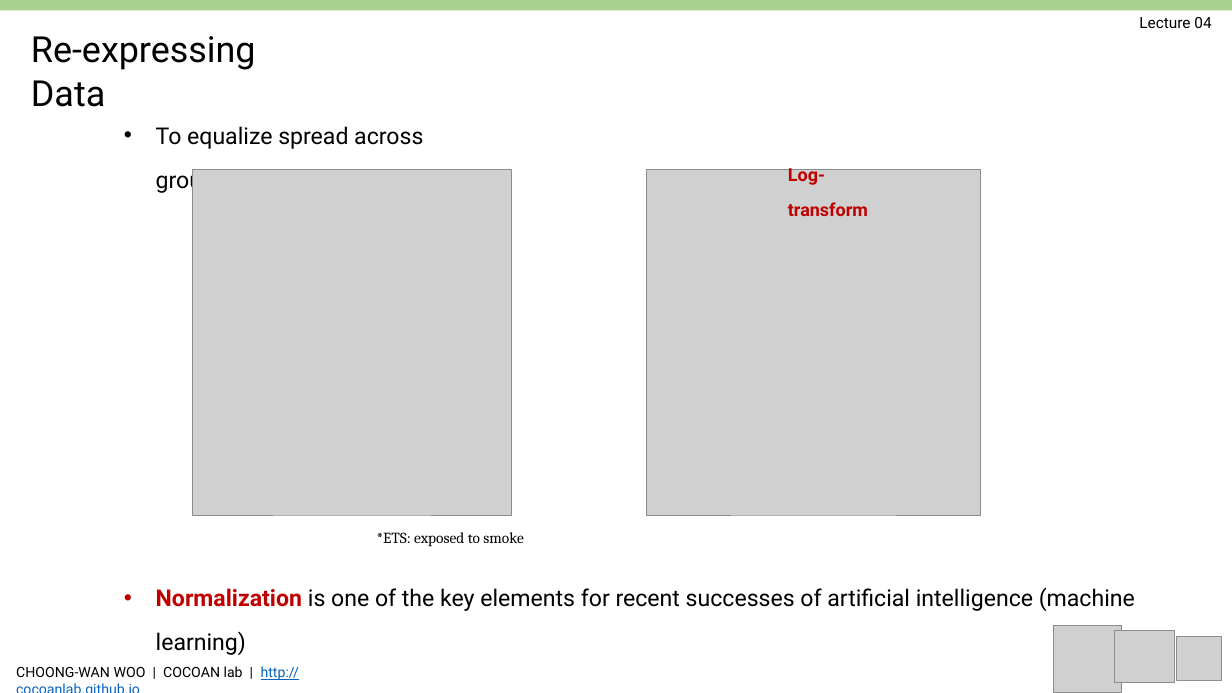
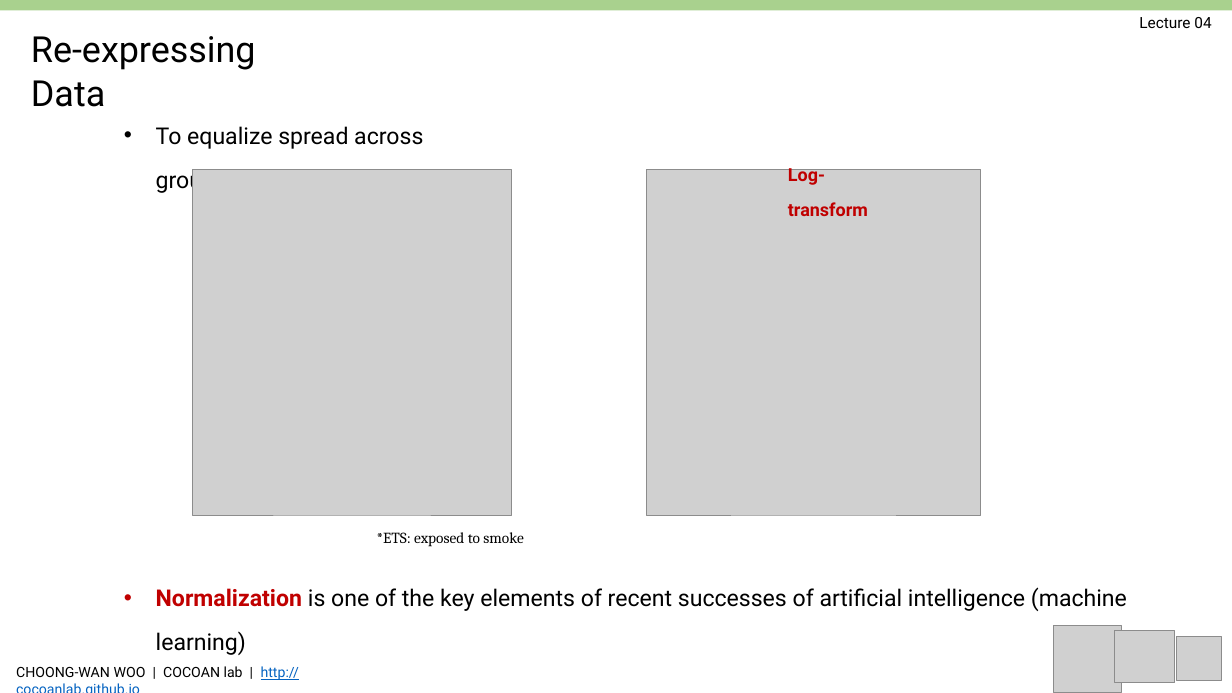
Before and after one commit to jun-hyeok/GBE3037-41_BME-Probability-and-Stability_2019Spring, a slide deck: slide 5 of slides/Woo_GBE3037_L04.pptx (slide 8 before the commit). Drawn at 1232x693 pixels with LibreOffice and Linux fonts; fonts in the diff are those of the drawing; grey boxes stand for pictures. Boxes give left, top, right and bottom in pixels: in the first picture for what was removed or moved away, otherwise in the second. Text is boxed around its words. In the diff, an @@ line names an element or a change of style, - is before the commit and + after.

```diff
--- a/slides/Woo_GBE3037_L04.pptx
+++ b/slides/Woo_GBE3037_L04.pptx
@@ text at [156, 587, 1127, 611]: text changed @@
-• Normalization is one of the key elements for recent successes of artificial intelligence (machine learning)
+• Normalization is one of the key elements of recent successes of artificial intelligence (machine learning)
```
Also in this commit, not shown: 7 other slides changed, 2 slides removed, 3 other files.
